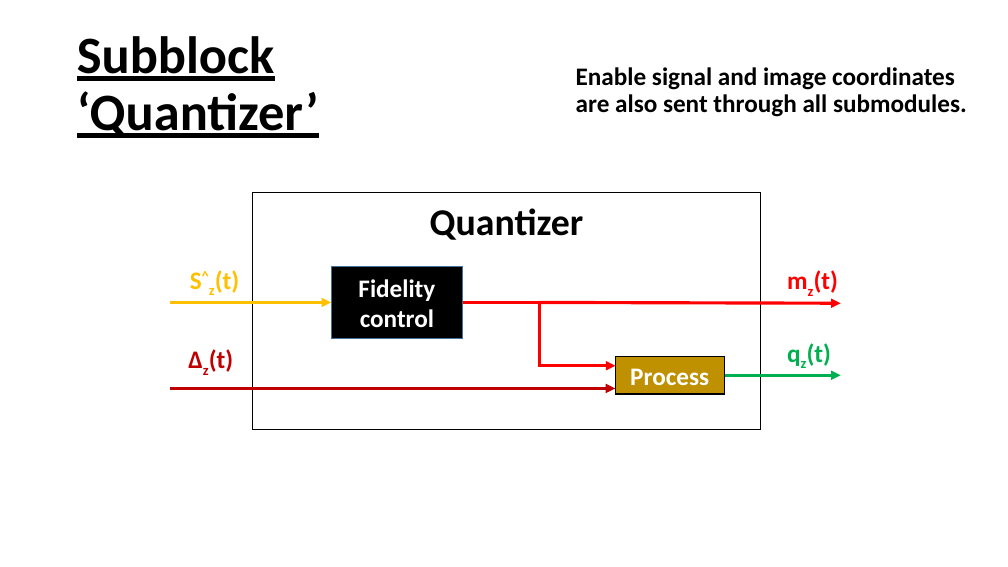
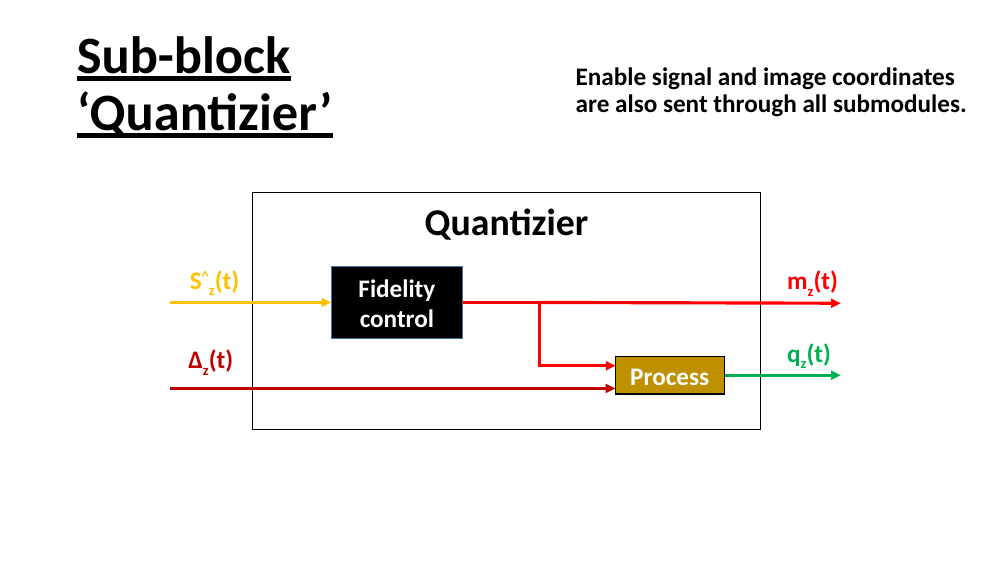
Before and after one commit to CristianG89/CCSDS123_Issue2, a slide deck: slide 3 of Block diagram.pptx (slide 2 before the commit). Drawn at 1008x567 pixels with LibreOffice and Linux fonts; fonts in the diff are those of the drawing. Boxes give left, top, right and bottom in pixels: in the first picture for what was removed or moved away, otherwise in the second. Text is boxed around its words. In the diff, an @@ line names an element or a change of style, - is before the commit and + after.

```diff
--- a/Block diagram.pptx
+++ b/Block diagram.pptx
@@ title at box(77, 36, 332, 138): text changed @@
-Subblock ‘Quantizer’
+Sub-block ‘Quantizier’
@@ text in rectangle at box(425, 208, 589, 240): text changed @@
-Quantizer
+Quantizier
```
Also in this commit, not shown: 4 other slides changed, 1 slide added, 29 other files.
